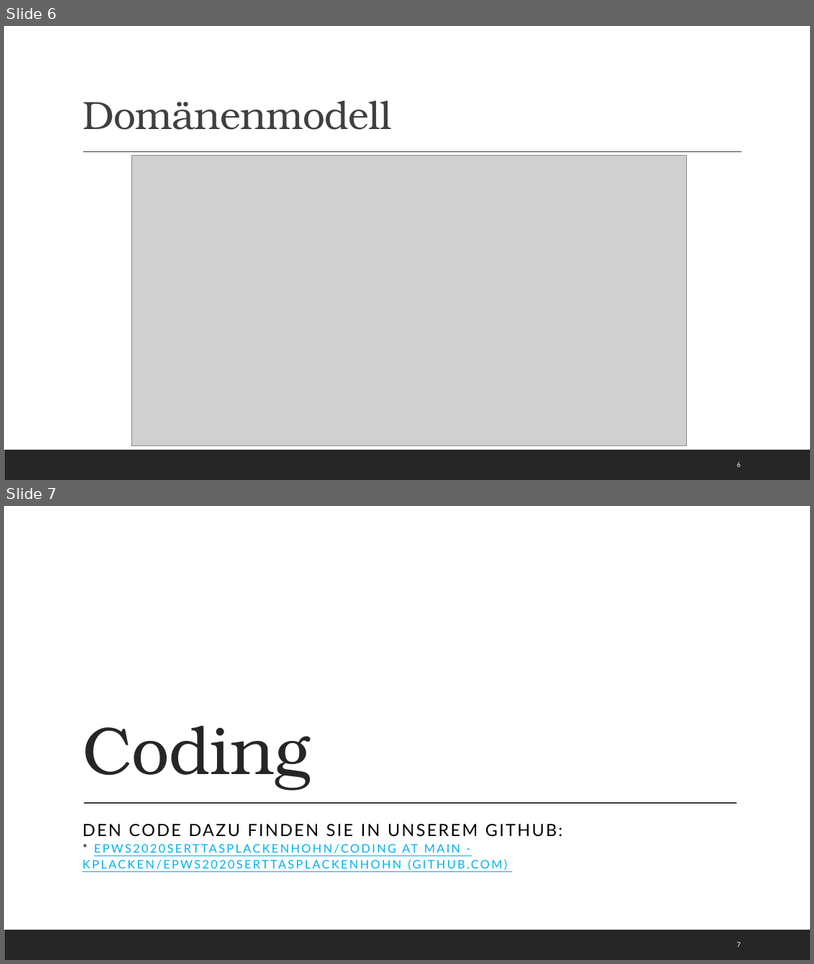
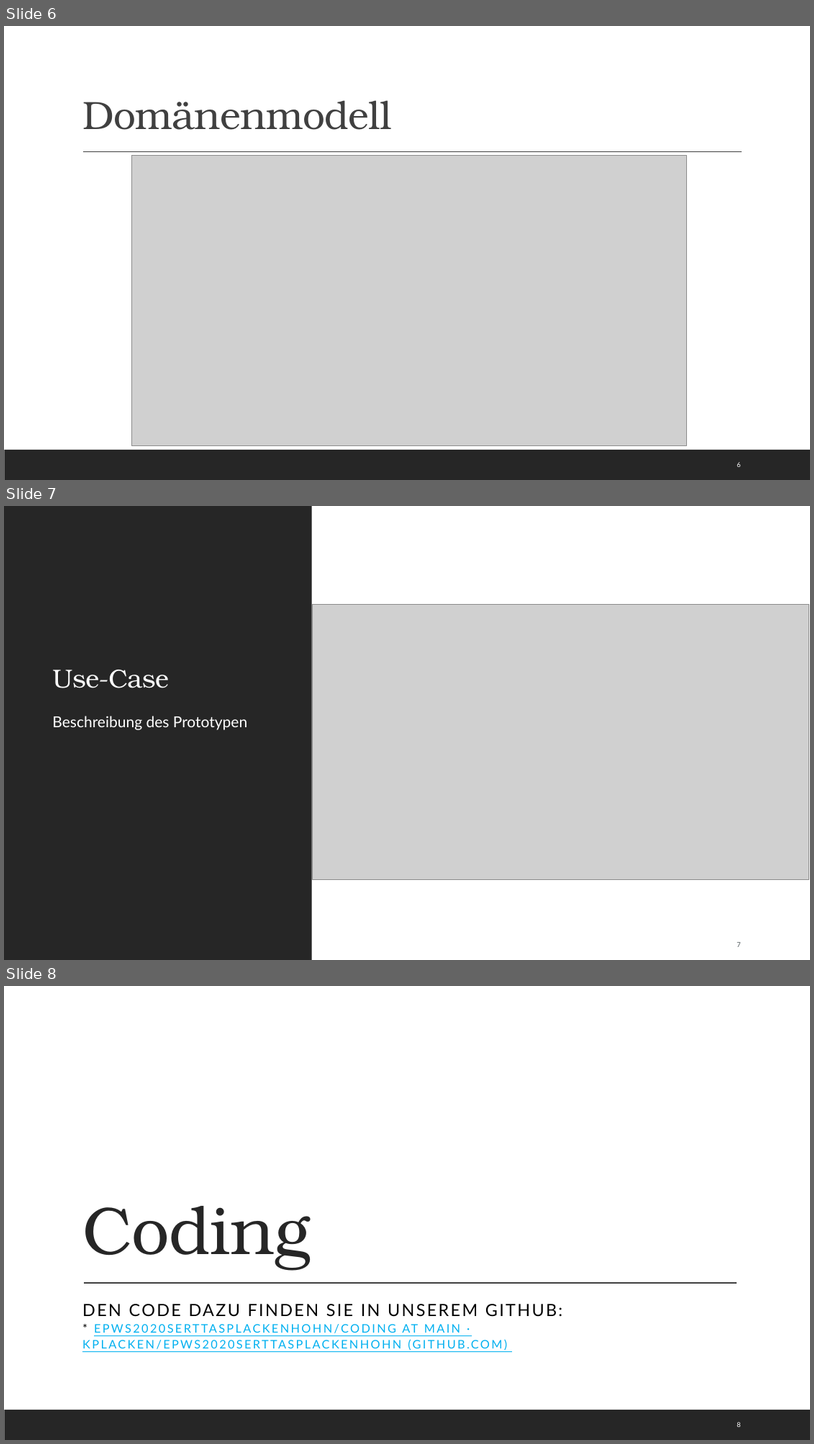
Before and after one commit to Kplacken/EPWS2020SerttasPlackenhohn, a slide deck: Audits/Audit 4/WS2020_SerttasPlackenhohn_Audit4.pptx. Shown one above the other, each under a label of ours: slides 6 and 7 before the commit, slides 6, 7 and 8 after it. The pictures are 814x964 and 814x1444 pixels, drawn with LibreOffice and Linux fonts; fonts in the diff are those of the drawing; grey boxes stand for pictures. Boxes give left, top, right and bottom in pixels: in the first picture for what was removed or moved away, otherwise in the second. Text is boxed around its words. In the diff, an @@ line names an element or a change of style, - is before the commit and + after.

```diff
--- a/Audits/Audit 4/WS2020_SerttasPlackenhohn_Audit4.pptx
+++ b/Audits/Audit 4/WS2020_SerttasPlackenhohn_Audit4.pptx
@@ slide 7 added at [4, 506, 810, 960], background #FFFFFF @@
@@ rectangle added at [4, 506, 312, 960], fill #262626 @@
@@ picture added at [313, 605, 810, 879] @@
@@ title added at [52, 669, 168, 688], 31 pt, text #FFFFFF @@
+Use-Case
@@ text added at [52, 716, 247, 730], 18 pt, text #FFFFFF @@
+Beschreibung des Prototypen
@@ page number added at [737, 942, 741, 947], 8 pt, text #4A5356 @@
+7
@@ what was slide 7 is now slide 8 @@
@@ page number at [737, 1422, 741, 1427]: text changed @@
-7
+8
```
Also in this commit, not shown: 8 slides changed, 1 slide removed.
